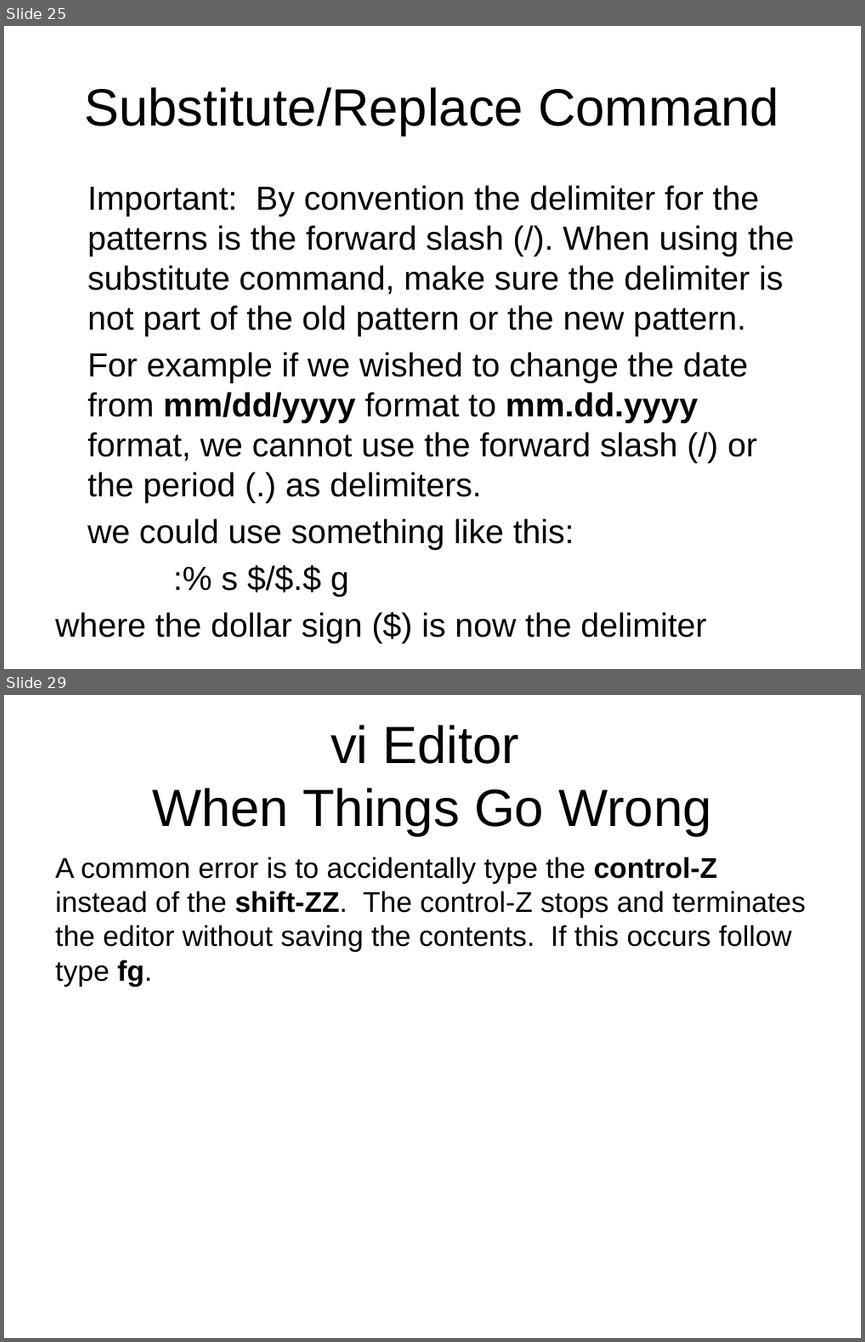
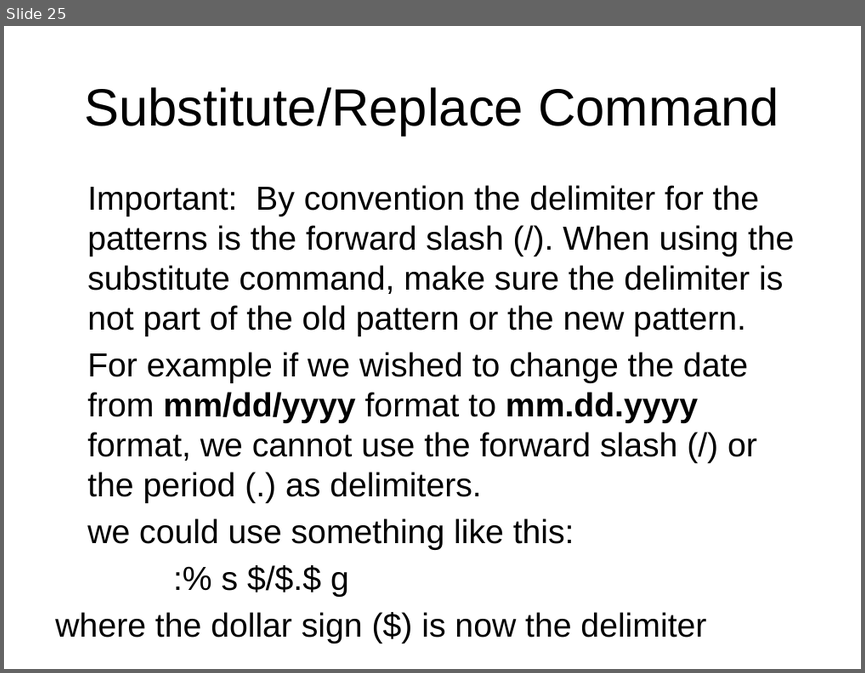
Before and after one commit to jb23lm87/OS-prednasky, a slide deck: LC UNIX/vi editor 1.pptx. Shown one above the other, each under a label of ours: slides 25 and 29 before the commit, slide 25 after it; the slides between them are not shown. The pictures are 865x1342 and 865x673 pixels, drawn with LibreOffice and Linux fonts; fonts in the diff are those of the drawing. Boxes give left, top, right and bottom in pixels: in the first picture for what was removed or moved away, otherwise in the second. Text is boxed around its words. In the diff, an @@ line names an element or a change of style, - is before the commit and + after.

```diff
--- a/LC UNIX/vi editor 1.pptx
+++ b/LC UNIX/vi editor 1.pptx
@@ slide 29 removed at [4,695,861,1338], background #FFFFFF @@
@@ title removed at [152,725,711,836] @@
-vi Editor
-When Things Go Wrong
@@ text removed at [55,857,806,987] @@
-A common error is to accidentally type the control-Z instead of the shift-ZZ. The control-Z stops and terminates the editor without saving the contents. If this occurs follow type fg.
```
Also in this commit, not shown: 3 slides changed, 1 slide added, 1 other slide removed.
